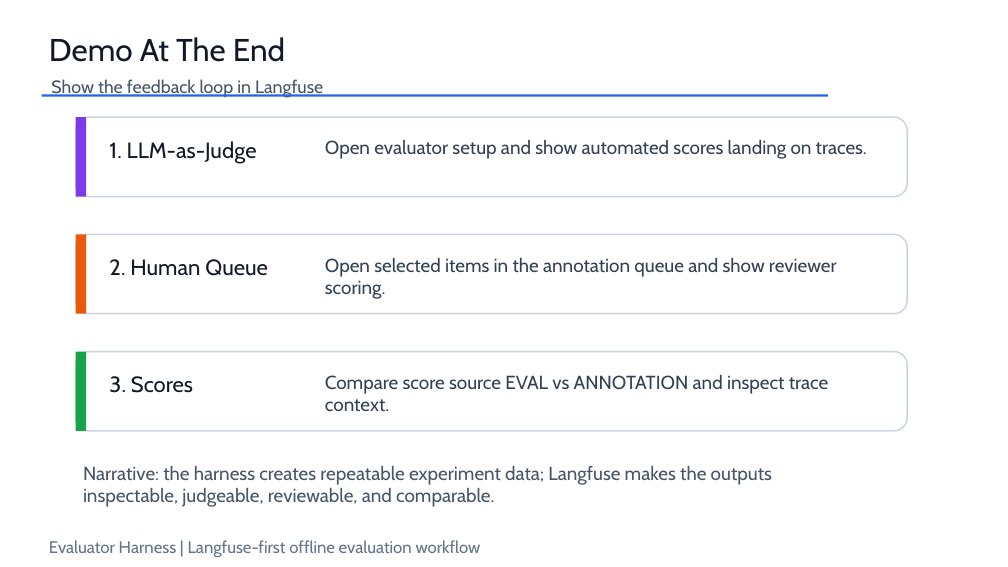
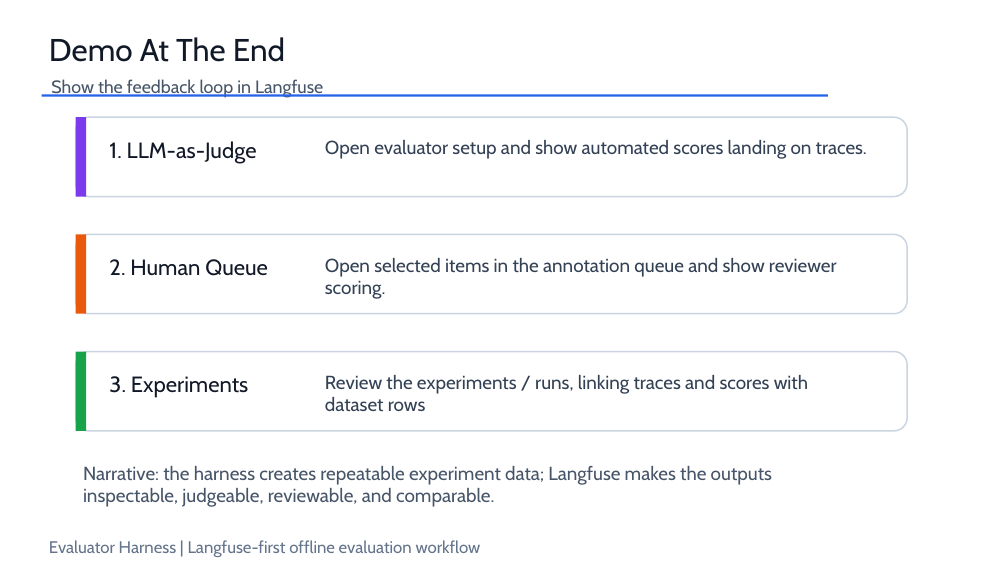
Before and after one commit to mscaldas2012/evaluator-harness, a slide deck: slide 11 of docs/evaluator_harness_project_presentation.pptx. Drawn at 1008x567 pixels with LibreOffice and Linux fonts; fonts in the diff are those of the drawing. Boxes give left, top, right and bottom in pixels: in the first picture for what was removed or moved away, otherwise in the second. Text is boxed around its words. In the diff, an @@ line names an element or a change of style, - is before the commit and + after.

```diff
--- a/docs/evaluator_harness_project_presentation.pptx
+++ b/docs/evaluator_harness_project_presentation.pptx
@@ text at box(109, 376, 248, 398): text changed @@
-3. Scores
+3. Experiments
@@ text at box(325, 375, 808, 411): text changed @@
-Compare score source EVAL vs ANNOTATION and inspect trace context.
+Review the experiments / runs, linking traces and scores with dataset rows
```
Also in this commit, not shown: 6 other slides changed, 1 slide removed, 1 other file.
